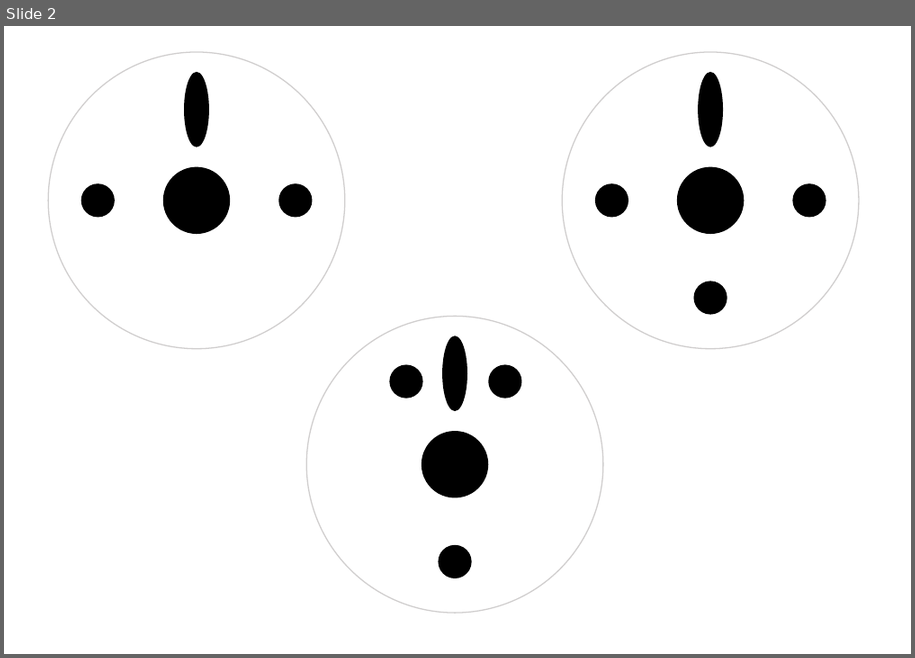
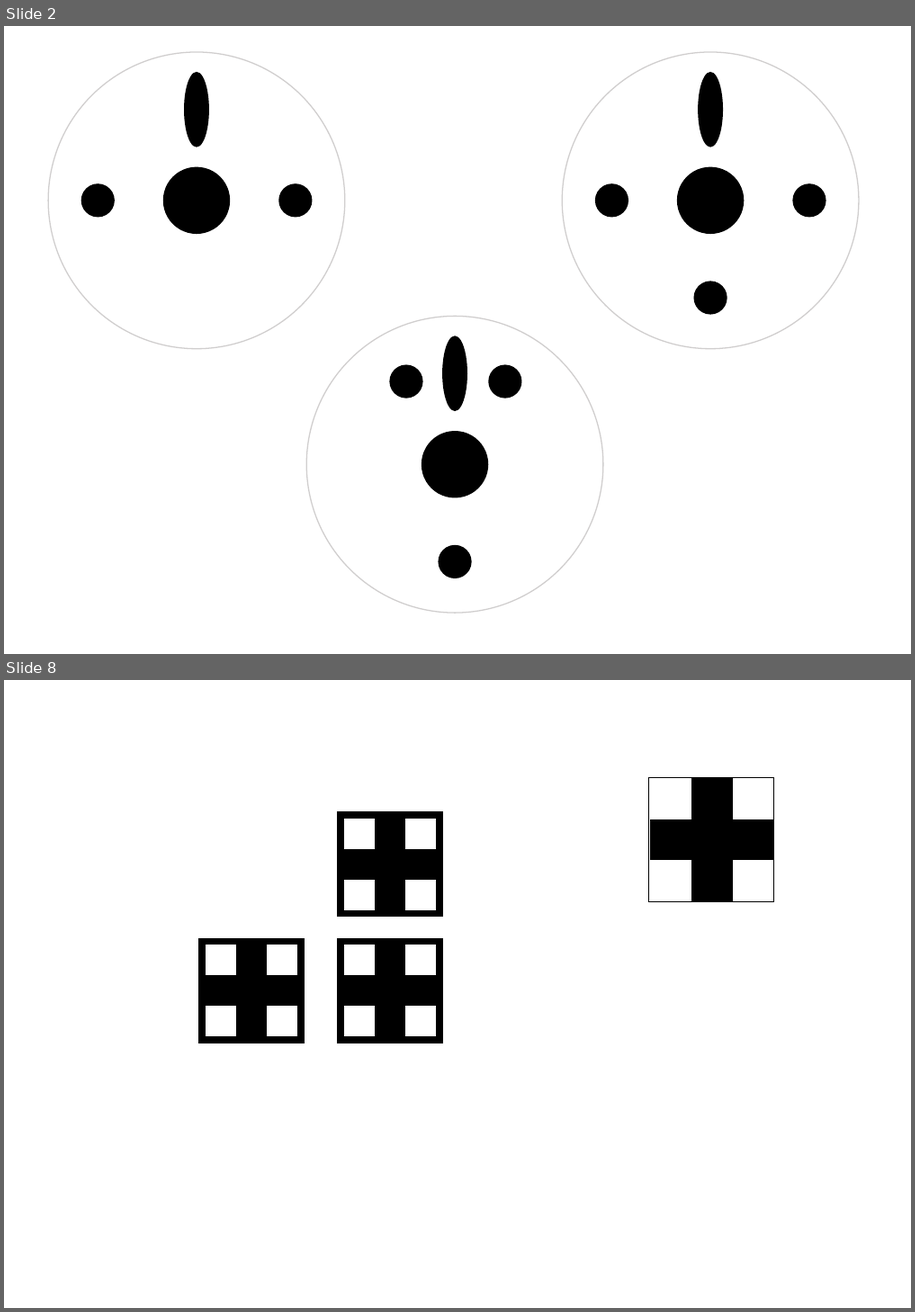
Before and after one commit to BioBoost/raceberry_detector, a slide deck: images/images.pptx. Shown one above the other, each under a label of ours: slide 2 before the commit, slides 2 and 8 after it; the slides between them are not shown. The pictures are 915x658 and 915x1312 pixels, drawn with LibreOffice and Linux fonts; fonts in the diff are those of the drawing. Boxes give left, top, right and bottom in pixels: in the first picture for what was removed or moved away, otherwise in the second. Text is boxed around its words. In the diff, an @@ line names an element or a change of style, - is before the commit and + after.

```diff
--- a/images/images.pptx
+++ b/images/images.pptx
@@ slide 8 added at [4, 680, 911, 1308], background #FFFFFF @@
@@ plus sign added at [629, 756, 796, 924], fill #000000, outline #000000 1 pt @@
@@ rectangle added at [649, 777, 774, 901], outline #000000 0.25 pt @@
@@ plus sign added at [327, 797, 453, 931], fill #000000, outline #000000 1 pt @@
@@ rectangle added at [341, 815, 440, 914], outline #000000 6 pt @@
@@ plus sign added at [188, 924, 314, 1058], fill #000000, outline #000000 1 pt @@
@@ rectangle added at [202, 941, 300, 1040], outline #000000 6 pt @@
@@ plus sign added at [327, 924, 453, 1058], fill #000000, outline #000000 1 pt @@
@@ rectangle added at [341, 941, 440, 1040], outline #000000 6 pt @@
```
Also in this commit, not shown: 6 other slides added, 5 other files.
